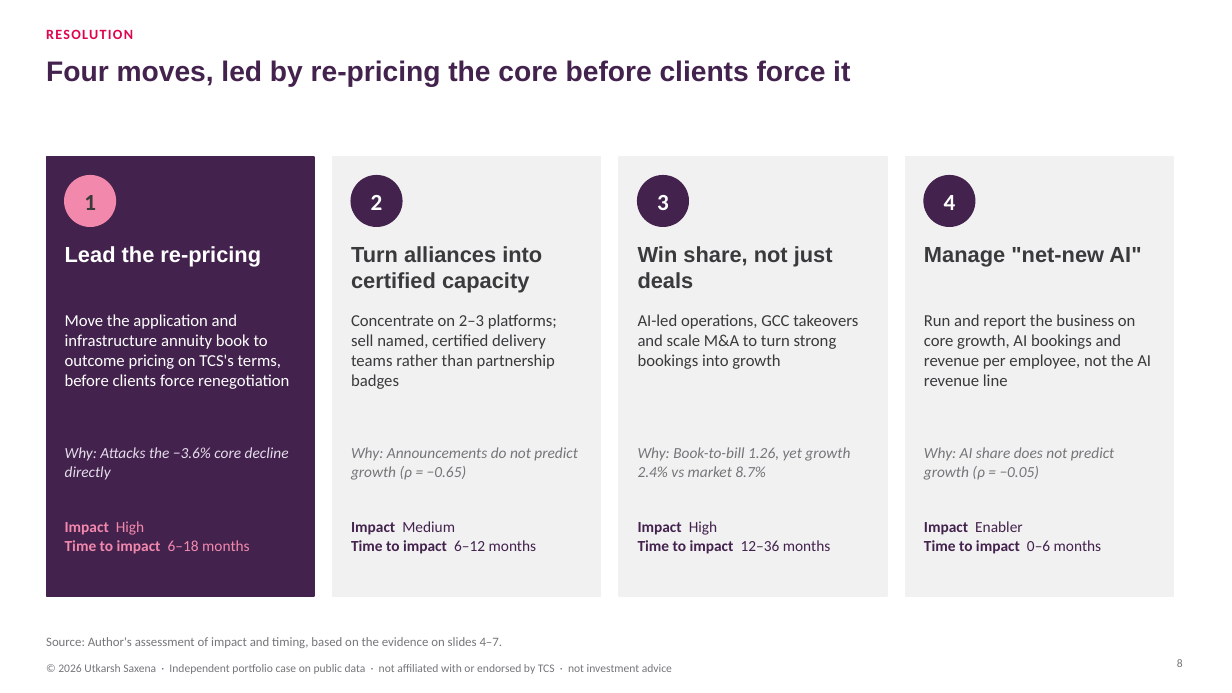
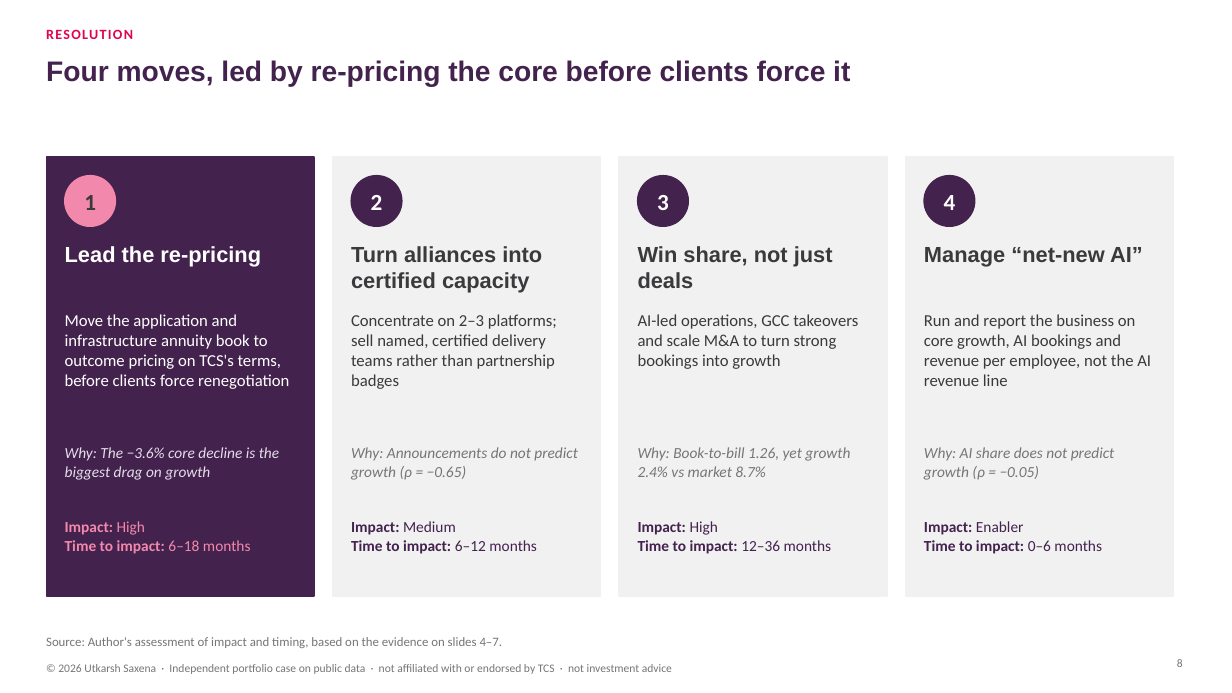
Before and after one commit to lokpriye96/ai-consulting-report-genai-services, a slide deck: slide 8 of outputs/TCS_AI_Deflation_Strategy.pptx. Drawn at 1232x693 pixels with LibreOffice and Linux fonts; fonts in the diff are those of the drawing. Boxes give left, top, right and bottom in pixels: in the first picture for what was removed or moved away, otherwise in the second. Text is boxed around its words. In the diff, an @@ line names an element or a change of style, - is before the commit and + after.

```diff
--- a/outputs/TCS_AI_Deflation_Strategy.pptx
+++ b/outputs/TCS_AI_Deflation_Strategy.pptx
@@ text at bbox=[65, 447, 279, 480]: text changed @@
-Why: Attacks the −3.6% core decline directly
+Why: The −3.6% core decline is the biggest drag on growth
@@ text at bbox=[65, 521, 251, 554]: text changed @@
-Impact High
-Time to impact 6–18 months
+Impact: High
+Time to impact: 6–18 months
@@ text at bbox=[351, 521, 537, 554]: text changed @@
-Impact Medium
-Time to impact 6–12 months
+Impact: Medium
+Time to impact: 6–12 months
@@ text at bbox=[638, 521, 832, 554]: text changed @@
-Impact High
-Time to impact 12–36 months
+Impact: High
+Time to impact: 12–36 months
@@ text at bbox=[924, 521, 1102, 554]: text changed @@
-Impact Enabler
-Time to impact 0–6 months
+Impact: Enabler
+Time to impact: 0–6 months
```
Also in this commit, not shown: 10 other slides changed, 16 other files.
